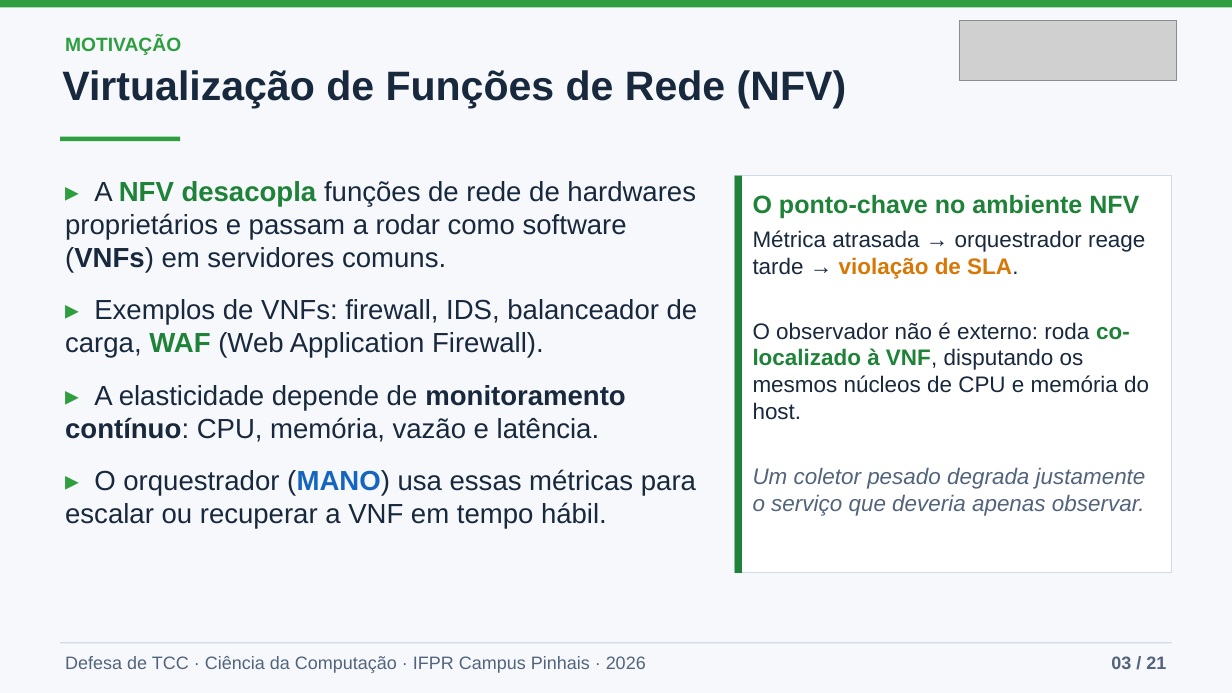
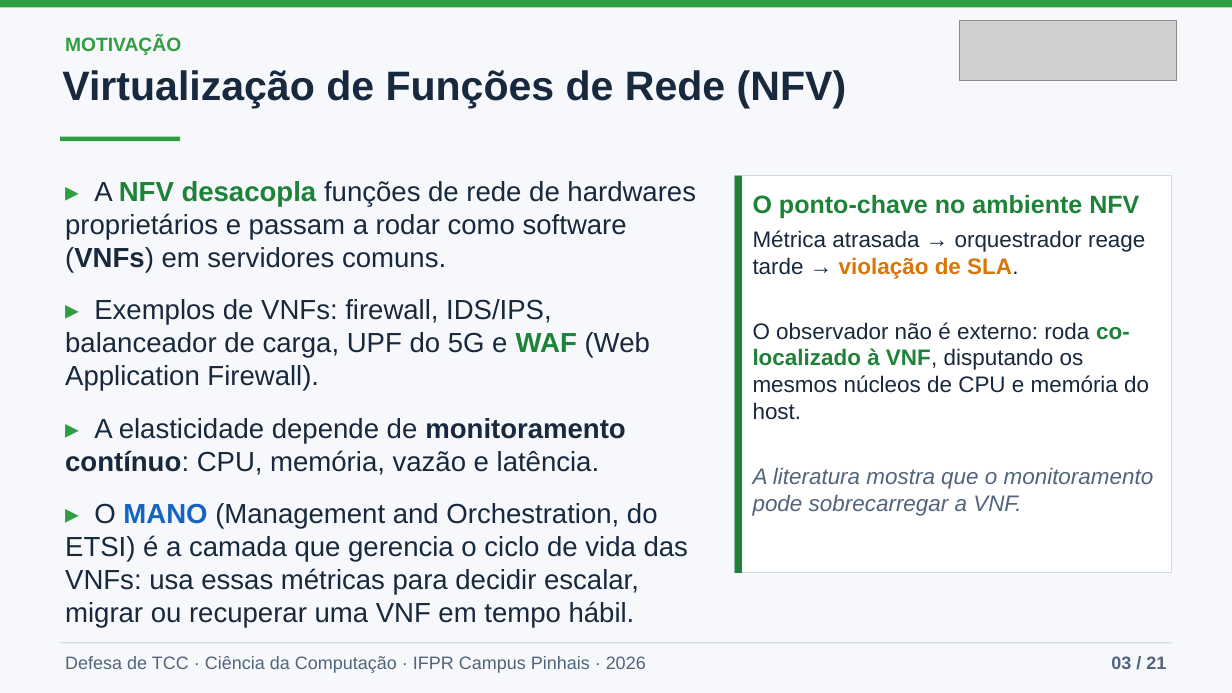
Before and after one commit to joaopedroplinta/vnf-monitoring-benchmark, a slide deck: slide 3 of docs/apresentacao/apresentacao_tcc.pptx. Drawn at 1232x693 pixels with LibreOffice and Linux fonts; fonts in the diff are those of the drawing; grey boxes stand for pictures. Boxes give left, top, right and bottom in pixels: in the first picture for what was removed or moved away, otherwise in the second. Text is boxed around its words. In the diff, an @@ line names an element or a change of style, - is before the commit and + after.

```diff
--- a/docs/apresentacao/apresentacao_tcc.pptx
+++ b/docs/apresentacao/apresentacao_tcc.pptx
@@ text at bbox=[65, 299, 650, 391]: text changed @@
-▸ Exemplos de VNFs: firewall, IDS, balanceador de carga, WAF (Web Application Firewall).
+▸ Exemplos de VNFs: firewall, IDS/IPS, balanceador de carga, UPF do 5G e WAF (Web Application Firewall).
@@ text in rectangle at bbox=[753, 467, 1154, 516]: text changed @@
-Um coletor pesado degrada justamente o serviço que deveria apenas observar.
+A literatura mostra que o monitoramento pode sobrecarregar a VNF.
@@ text at bbox=[65, 503, 688, 628]: text changed @@
-▸ O orquestrador (MANO) usa essas métricas para escalar ou recuperar a VNF em tempo hábil.
+▸ O MANO (Management and Orchestration, do ETSI) é a camada que gerencia o ciclo de vida das VNFs: usa essas métricas para decidir escalar, migrar ou recuperar uma VNF em tempo hábil.
```
Also in this commit, not shown: 6 other slides changed, 3 other files.
